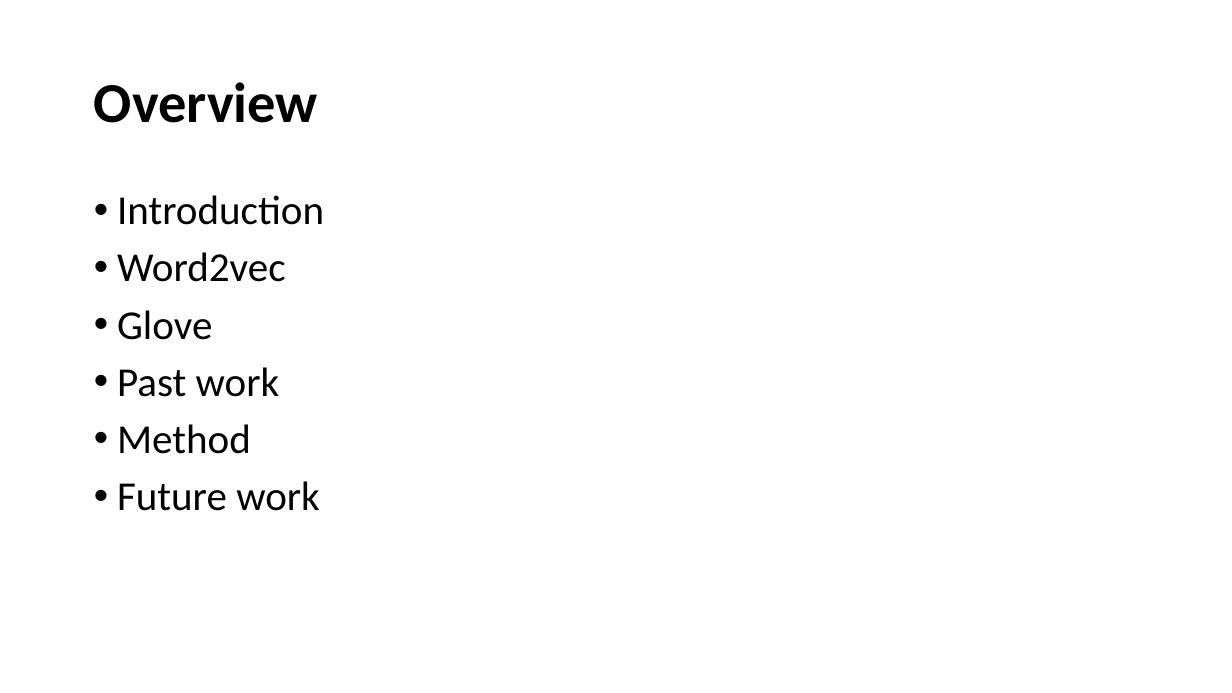
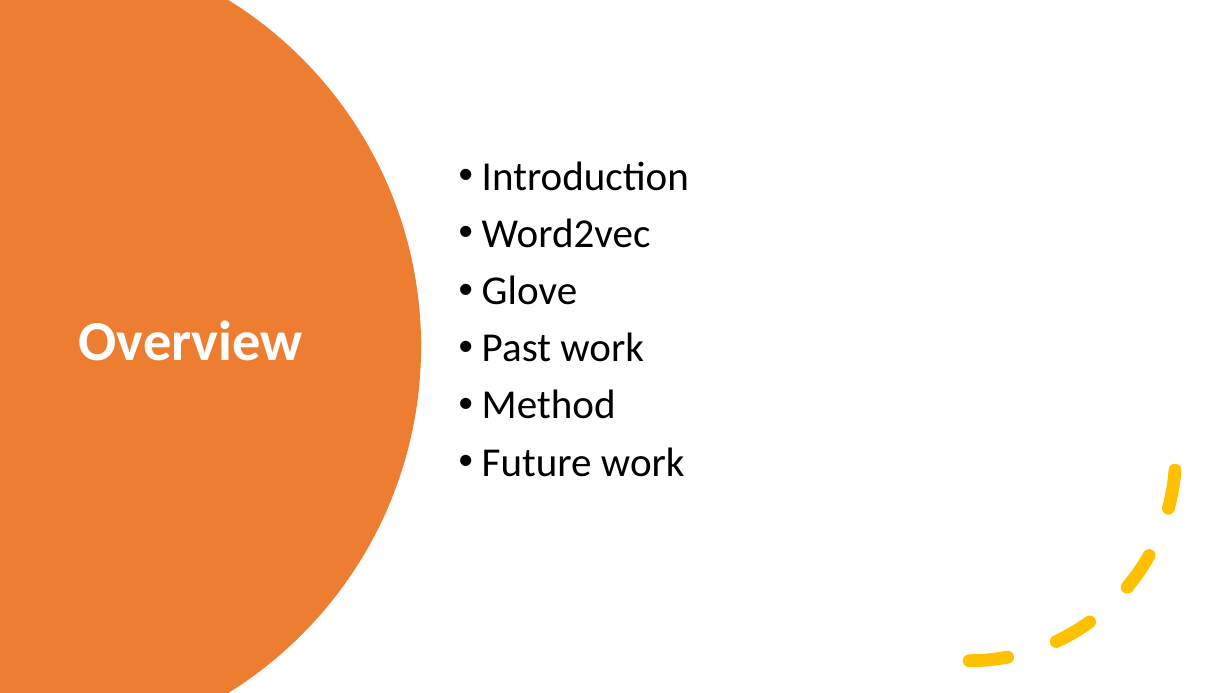
Before and after one commit to chensh3/word2vec_vs_glove, a slide deck: slide 2 of mid_term.pptx. Drawn at 1232x693 pixels with LibreOffice and Linux fonts; fonts in the diff are those of the drawing. Boxes give left, top, right and bottom in pixels: in the first picture for what was removed or moved away, otherwise in the second. Text is boxed around its words. In the diff, an @@ line names an element or a change of style, - is before the commit and + after.

Commit message:
improvement to pptx add 1 paper of comparison between glove and w2v

```diff
--- a/mid_term.pptx
+++ b/mid_term.pptx
@@ freeform shape added at box(0, 0, 421, 693), fill #ED7D31 @@
@@ text "Introduction": place and size @@
-text "Introduction" at box(117, 195, 324, 511)
+text "Introduction" at box(482, 161, 689, 477)
@@ text "Introduction" at box(482, 161, 689, 477): vertical alignment top to middle @@
@@ title "Overview": place and size @@
-title "Overview" at box(94, 82, 318, 123)
+title "Overview" at box(79, 320, 303, 361)
@@ title "Overview" at box(79, 320, 303, 361): text colour #000000 to #FFFFFF @@
@@ arc (boxed as its full ellipse) added at box(763, 249, 1177, 662), outline #FFC000 10 pt dashed @@
```
Also in this commit, not shown: 6 other slides changed, 1 slide added, 2 slides removed, 1 other file.
